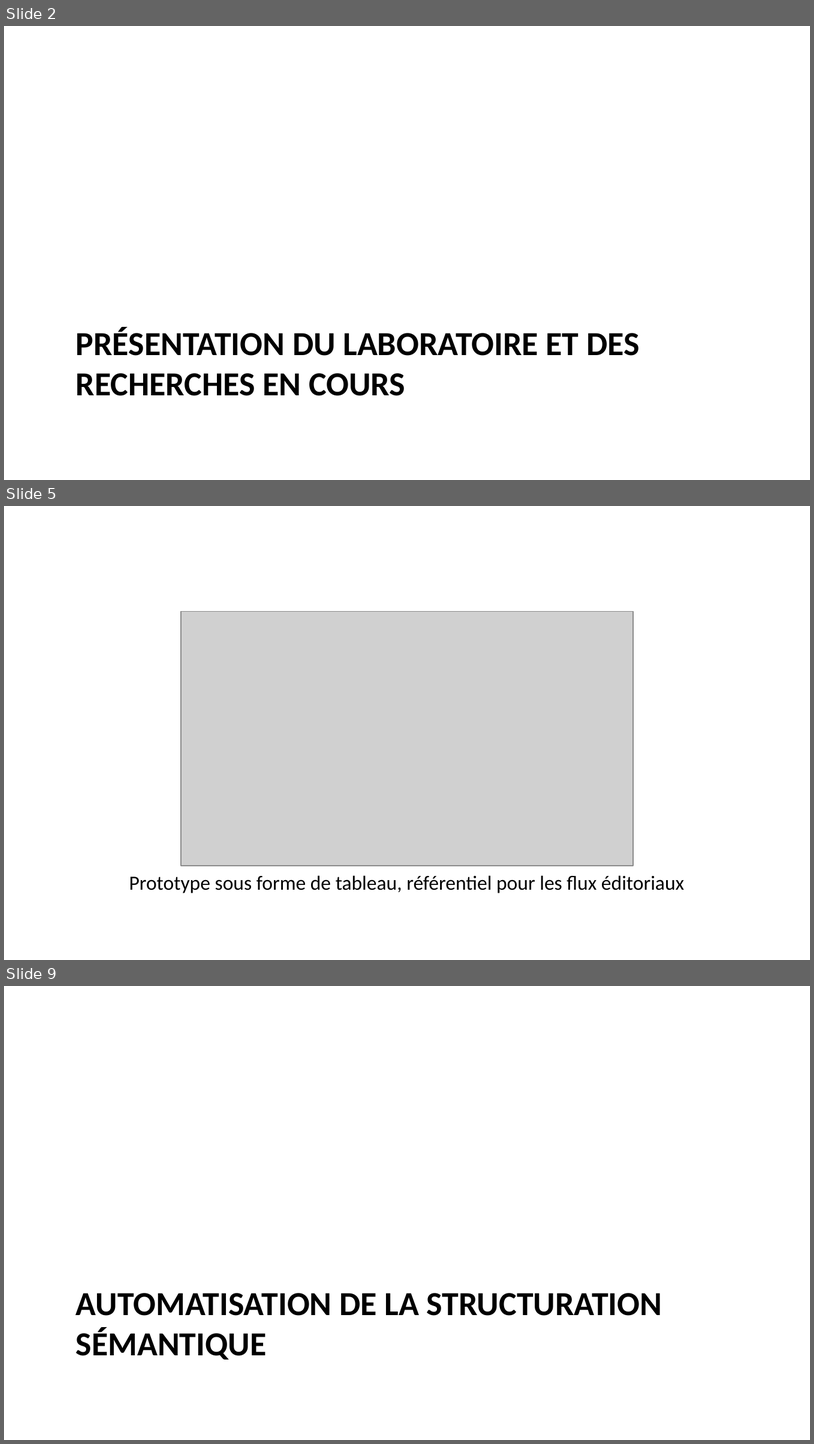
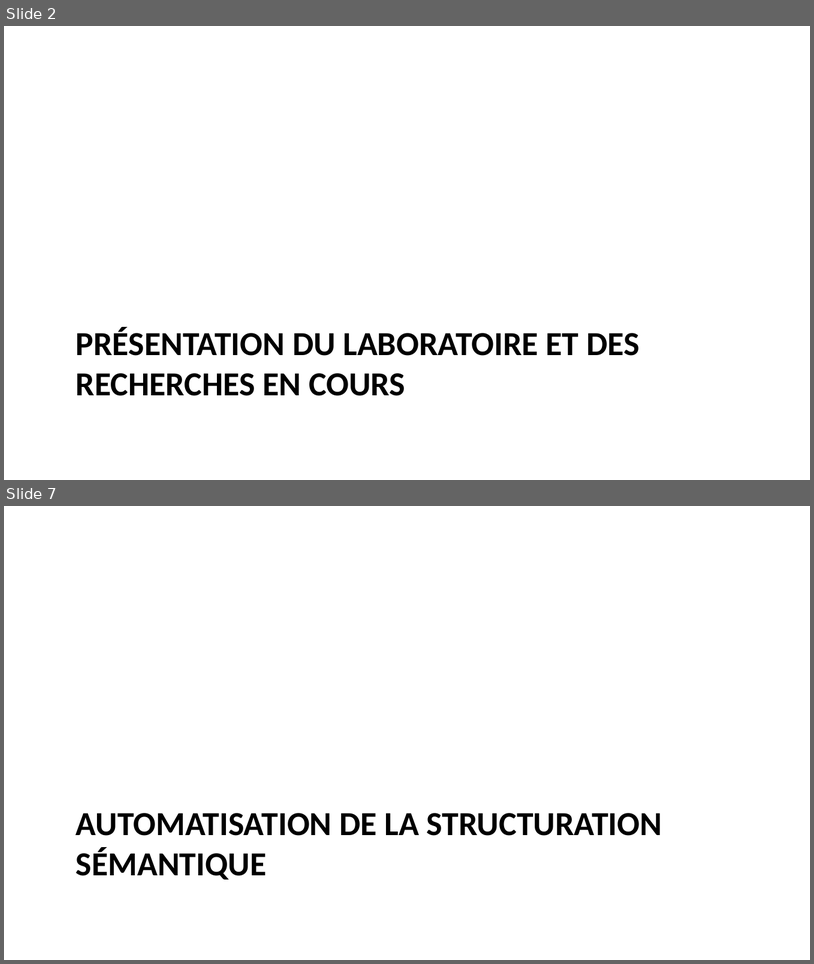
Before and after one commit to alexiaschn/blog, a slide deck: docs/slides/26-11-11_erudit.pptx. Shown one above the other, each under a label of ours: slides 2, 5 and 9 before the commit, slides 2 and 7 after it; the slides between them are not shown. The pictures are 814x1444 and 814x964 pixels, drawn with LibreOffice and Linux fonts; fonts in the diff are those of the drawing; grey boxes stand for pictures. Boxes give left, top, right and bottom in pixels: in the first picture for what was removed or moved away, otherwise in the second. Text is boxed around its words. In the diff, an @@ line names an element or a change of style, - is before the commit and + after.

```diff
--- a/docs/slides/26-11-11_erudit.pptx
+++ b/docs/slides/26-11-11_erudit.pptx
@@ slide 5 removed at <box>4,506,810,960</box>, background #FFFFFF @@
@@ picture removed at <box>180,612,633,865</box> @@
@@ text removed at <box>129,875,684,893</box> @@
-Prototype sous forme de tableau, référentiel pour les flux éditoriaux
@@ what was slide 9 is now slide 7 @@
```
Also in this commit, not shown: 9 slides changed, 3 slides added, 1 other slide removed, 8 other files.
